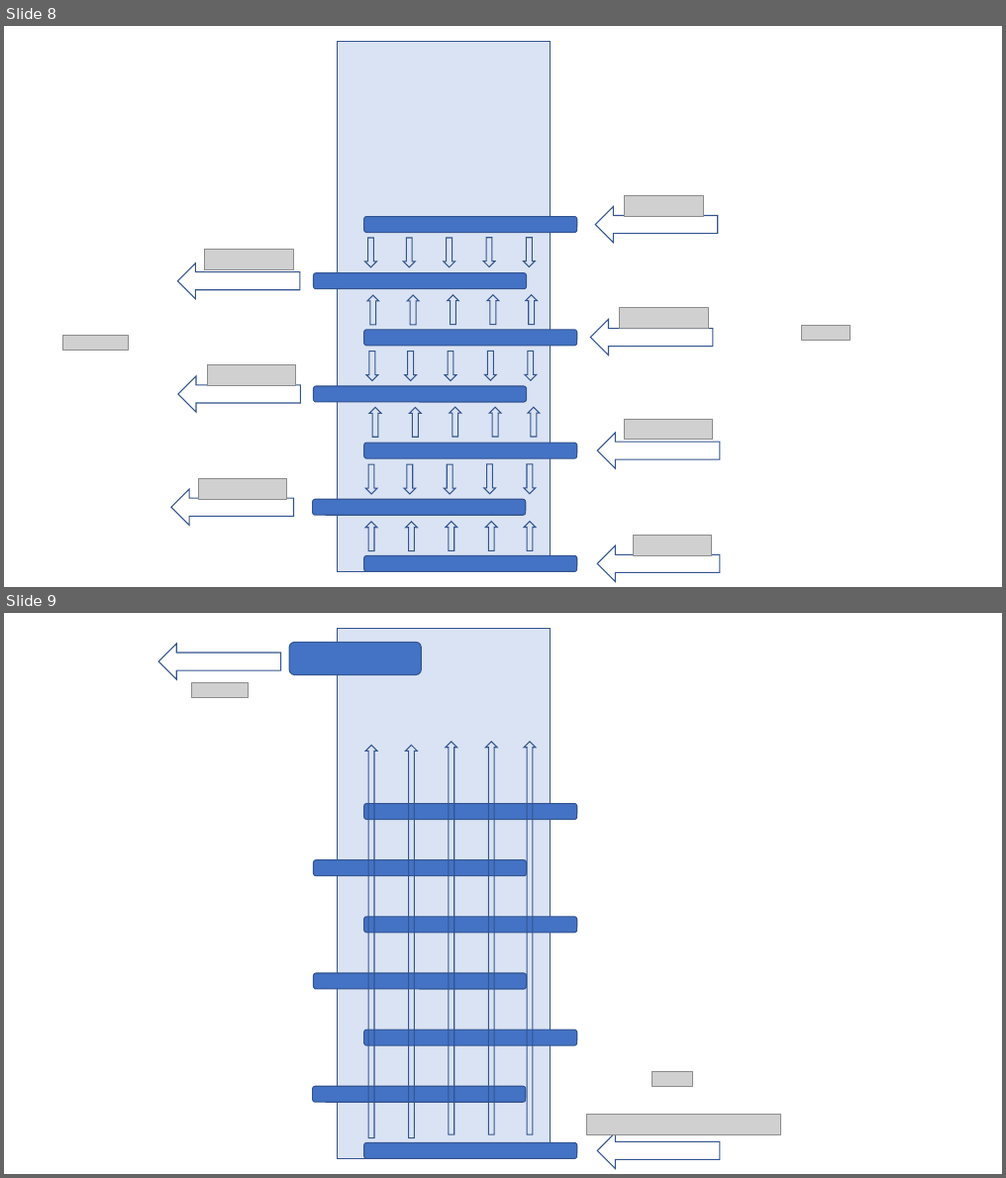
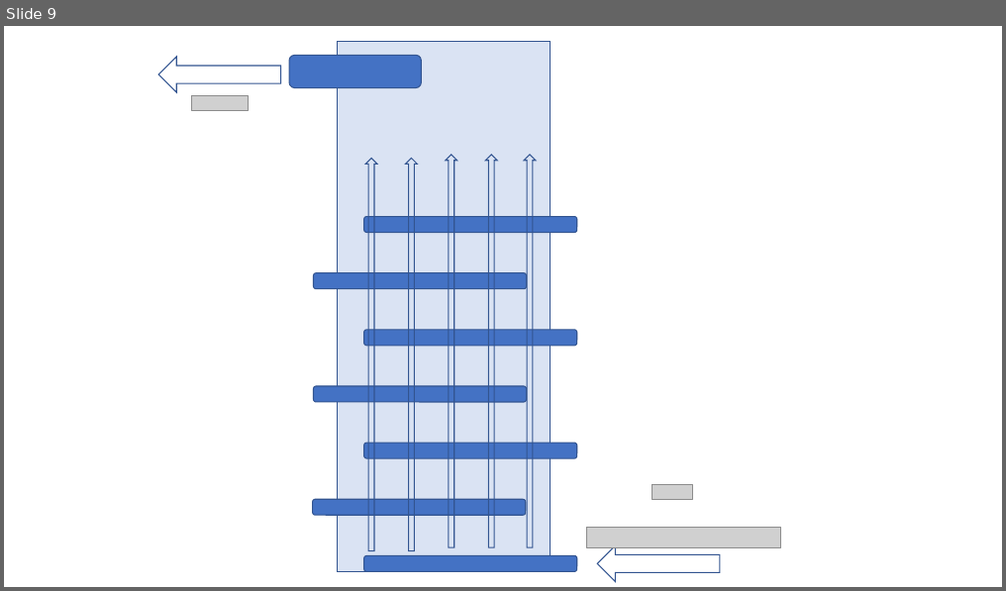
Before and after one commit to AguaClara/Textbook, a slide deck: ClareDiagrams.pptx. Shown one above the other, each under a label of ours: slides 8 and 9 before the commit, slide 9 after it. The pictures are 1006x1178 and 1006x591 pixels, drawn with LibreOffice and Linux fonts; fonts in the diff are those of the drawing; grey boxes stand for pictures. Boxes give left, top, right and bottom in pixels: in the first picture for what was removed or moved away, otherwise in the second. Text is boxed around its words. In the diff, an @@ line names an element or a change of style, - is before the commit and + after.

```diff
--- a/ClareDiagrams.pptx
+++ b/ClareDiagrams.pptx
@@ slide 8 removed at (4, 26, 1002, 587), background #FFFFFF @@
@@ picture removed at (625, 196, 703, 217) @@
@@ right arrow removed at (595, 206, 718, 243) @@
@@ picture removed at (205, 250, 294, 271) @@
@@ right arrow removed at (177, 264, 300, 299) @@
@@ right arrow removed at (591, 319, 713, 356) @@
@@ picture removed at (620, 307, 709, 329) @@
@@ picture removed at (62, 335, 128, 350) @@
@@ picture removed at (801, 325, 849, 340) @@
@@ right arrow removed at (178, 376, 300, 412) @@
@@ picture removed at (207, 366, 296, 386) @@
@@ right arrow removed at (598, 433, 720, 470) @@
@@ picture removed at (624, 419, 713, 440) @@
@@ group removed at (313, 42, 577, 572): 30 down arrows, 7 rounded rectangles, 1 rectangle @@
@@ right arrow removed at (171, 489, 294, 525) @@
@@ picture removed at (198, 478, 287, 500) @@
@@ right arrow removed at (598, 547, 720, 582) @@
@@ picture removed at (633, 536, 712, 557) @@
```
Also in this commit, not shown: 1 slide added, 4 other files.
